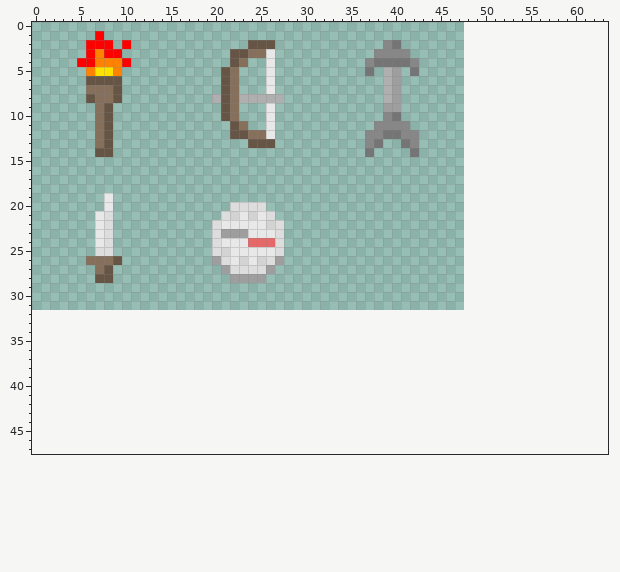
Pixel-art sprite: Wumpus/res/tex/items.png. Above: the version before the commit.
The file is 48x32 pixels. Colours within 5 levels of each other are drawn and written as one. The old version is drawn lined up with the new one, on the new canvas.
After the commit:
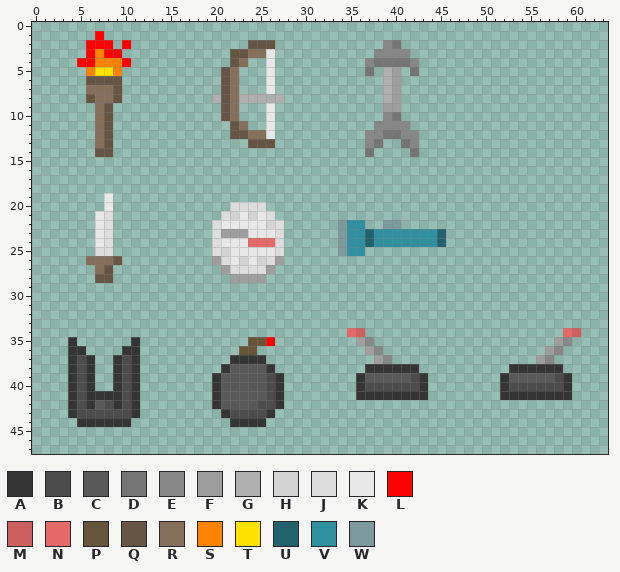
Palette (. is transparent): A #353535  B #4c4c4c  C #595959  D #757575  E #878787  F #9e9e9e  G #afafaf  H #d3d3d3  J #dddddd  K #e8e8e8  L #ff0000  M #ce5f5f  N #e56969  P #66543b  Q #665445  R #87705b  S #ff8300  T #ffe100  U #21626d  V #3190a0  W #7c999e
From old to new:
canvas 48x32 -> 64x48
@@ x 32..47 @@
 21 ................
-22 ................
-23 ................
-24 ................
-25 ................
+22 ..WVV..WW.......
+23 ..WVVUVVVVVVVU..
+24 ..WVVUVVVVVVVU..
+25 ..WVV...........
 26 ................
@@ x 0..63 @@
 33 ................................................................
-34 ................................................................
-35 ................................................................
-36 ................................................................
-37 ................................................................
-38 ................................................................
-39 ................................................................
-40 ................................................................
-41 ................................................................
-42 ................................................................
-43 ................................................................
-44 ................................................................
+34 ...................................NM......................NM...
+35 ....A......A............PPL.........FE....................FE....
+36 ....AA....AA...........PP............FE..................FE.....
+37 ....ABA..ABA..........AAAA............FE................FE......
+38 ....ABA..ABA.........ACCCCA..........AAAAAA..........AAAAAA.....
+39 ....ABA..ABA........ACCCCCBA........ACCCCCBA........ACCCCCBA....
+40 ....ABA..ABA........ACCCCCBA........ABBBBBBA........ABBBBBBA....
+41 ....ABAAAABA........ACCCCCBA........AAAAAAAA........AAAAAAAA....
+42 ....ABACBABA........ACCCCBBA....................................
+43 ....ABBBBBBA.........ABBBBA.....................................
+44 .....AAAAAA...........AAAA......................................
 45 ................................................................
